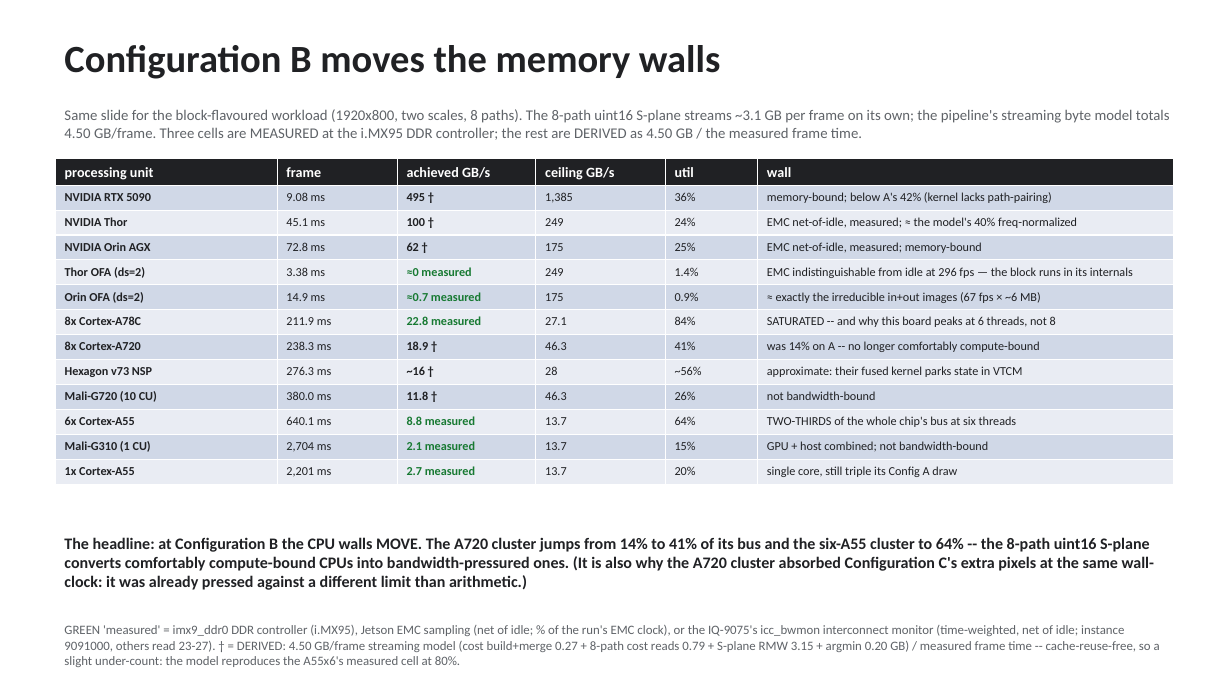
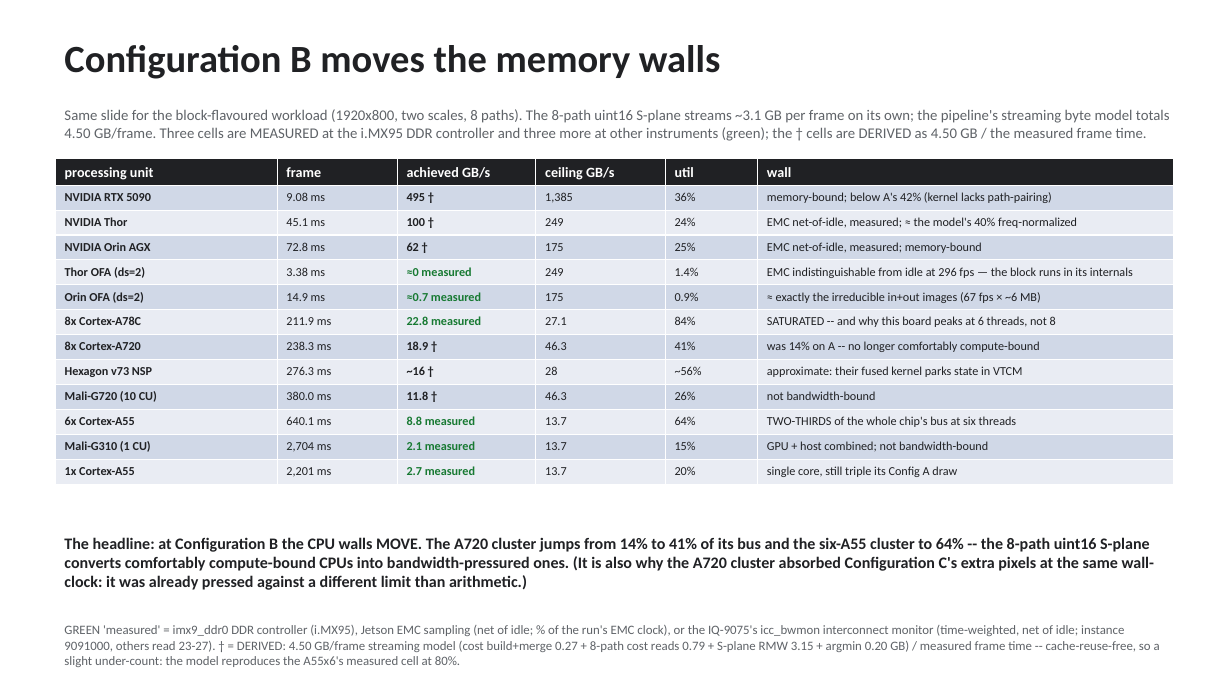
Before and after one commit to kylefoxaustin/sgm-bench, a slide deck: slide 3 of docs/sgm-results.pptx. Drawn at 1232x693 pixels with LibreOffice and Linux fonts; fonts in the diff are those of the drawing. Boxes give left, top, right and bottom in pixels: in the first picture for what was removed or moved away, otherwise in the second. Text is boxed around its words. In the diff, an @@ line names an element or a change of style, - is before the commit and + after.

Commit message:
top-to-bottom editorial pass: measured DRAM columns reach the README B/C tables; deck de-staled
README: B and C summary tables gain the DRAM GB/s column (measured cells
only -- A55/G310 from the DDR controller, A78C from icc_bwmon incl. the
84% saturation finding; blanks stay blank rather than derived); the
real-imagery table sorts by runtime; the dangling 'that gap' paragraph
rejoins its antecedent.

Deck: the 5090 unit slide carried a stale D-sweep from an earlier card
session (37,383/64,880/74,957 -> the recorded 38,356/60,932/76,248);
both OFA unit slides computed their calculation at D=64 when the engines
ran D=128 (14,201 -> 28,402 shown correctly); B/C summary footnotes now
credit every measured cell instead of 'not yet instrumented'; OFA + G310
measured cells join the B summary table; two footnotes that rendered off
the slide bottom are compacted; title says eleven units like the README.

```diff
--- a/docs/sgm-results.pptx
+++ b/docs/sgm-results.pptx
@@ text at (64,109,1170,141): text changed @@
-Same slide for the block-flavoured workload (1920x800, two scales, 8 paths). The 8-path uint16 S-plane streams ~3.1 GB per frame on its own; the pipeline's streaming byte model totals 4.50 GB/frame. Three cells are MEASURED at the i.MX95 DDR controller; the rest are DERIVED as 4.50 GB / the measured frame time.
+Same slide for the block-flavoured workload (1920x800, two scales, 8 paths). The 8-path uint16 S-plane streams ~3.1 GB per frame on its own; the pipeline's streaming byte model totals 4.50 GB/frame. Three cells are MEASURED at the i.MX95 DDR controller and three more at other instruments (green); the † cells are DERIVED as 4.50 GB / the measured frame time.
```
Also in this commit, not shown: 7 other slides changed, 2 other files.
